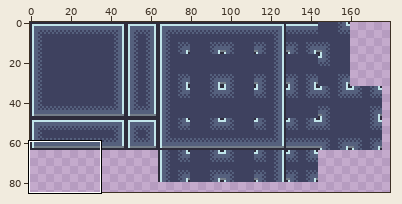
Pixel-art file -- assets/tileset.ase. Above, an overview of the earlier version with the close-up marked.
Close-up. Old version:
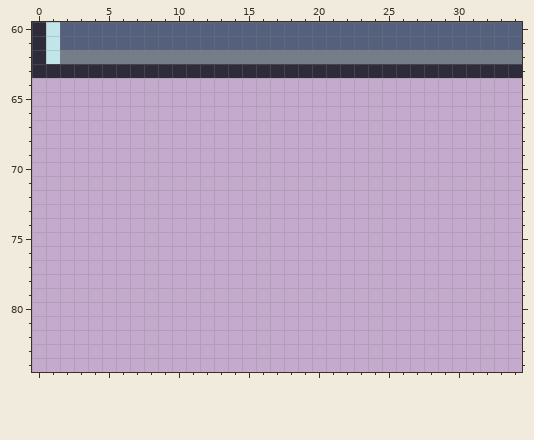
512x512 pixels, 1 frame. Shown: x 0..34, y 60..84. The wide view leaves out empty margins.
New version:
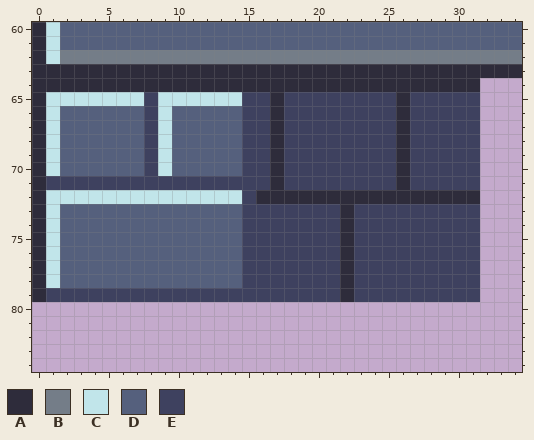
Palette (. is transparent): A #2e2c3b  B #747d88  C #c1e5ea  D #55607d  E #3e415f
From old to new:
@@ x 0..34 @@
 63 AAAAAAAAAAAAAAAAAAAAAAAAAAAAAAAAAAA
-64 ...................................
-65 ...................................
-66 ...................................
-67 ...................................
-68 ...................................
-69 ...................................
-70 ...................................
-71 ...................................
-72 ...................................
-73 ...................................
-74 ...................................
-75 ...................................
-76 ...................................
-77 ...................................
-78 ...................................
-79 ...................................
+64 AAAAAAAAAAAAAAAAAAAAAAAAAAAAAAAA...
+65 ACCCCCCCECCCCCCEEAEEEEEEEEAEEEEE...
+66 ACDDDDDDECDDDDDEEAEEEEEEEEAEEEEE...
+67 ACDDDDDDECDDDDDEEAEEEEEEEEAEEEEE...
+68 ACDDDDDDECDDDDDEEAEEEEEEEEAEEEEE...
+69 ACDDDDDDECDDDDDEEAEEEEEEEEAEEEEE...
+70 ACDDDDDDECDDDDDEEAEEEEEEEEAEEEEE...
+71 AEEEEEEEEEEEEEEEEAEEEEEEEEAEEEEE...
+72 ACCCCCCCCCCCCCCEAAAAAAAAAAAAAAAA...
+73 ACDDDDDDDDDDDDDEEEEEEEAEEEEEEEEE...
+74 ACDDDDDDDDDDDDDEEEEEEEAEEEEEEEEE...
+75 ACDDDDDDDDDDDDDEEEEEEEAEEEEEEEEE...
+76 ACDDDDDDDDDDDDDEEEEEEEAEEEEEEEEE...
+77 ACDDDDDDDDDDDDDEEEEEEEAEEEEEEEEE...
+78 ACDDDDDDDDDDDDDEEEEEEEAEEEEEEEEE...
+79 AEEEEEEEEEEEEEEEEEEEEEAEEEEEEEEE...
 80 ...................................
